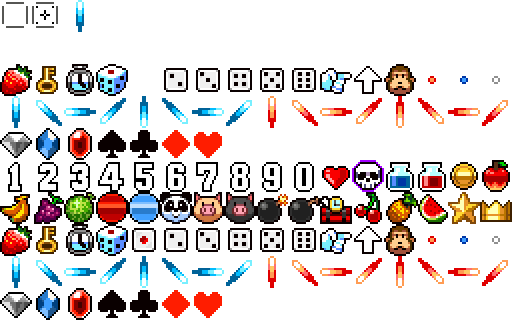
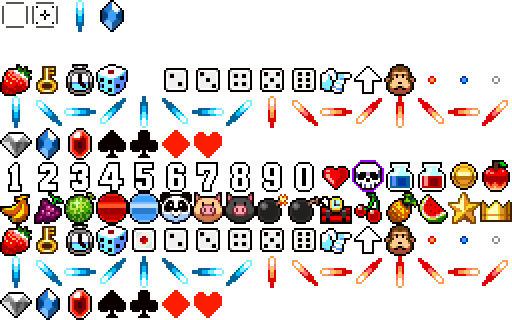
Two versions of the same layered image (512×320). Layer-by-layer changes:
added layer "Pasted Layer" above "貼り付けられたレイヤー" over (100, 0, 124, 32)
